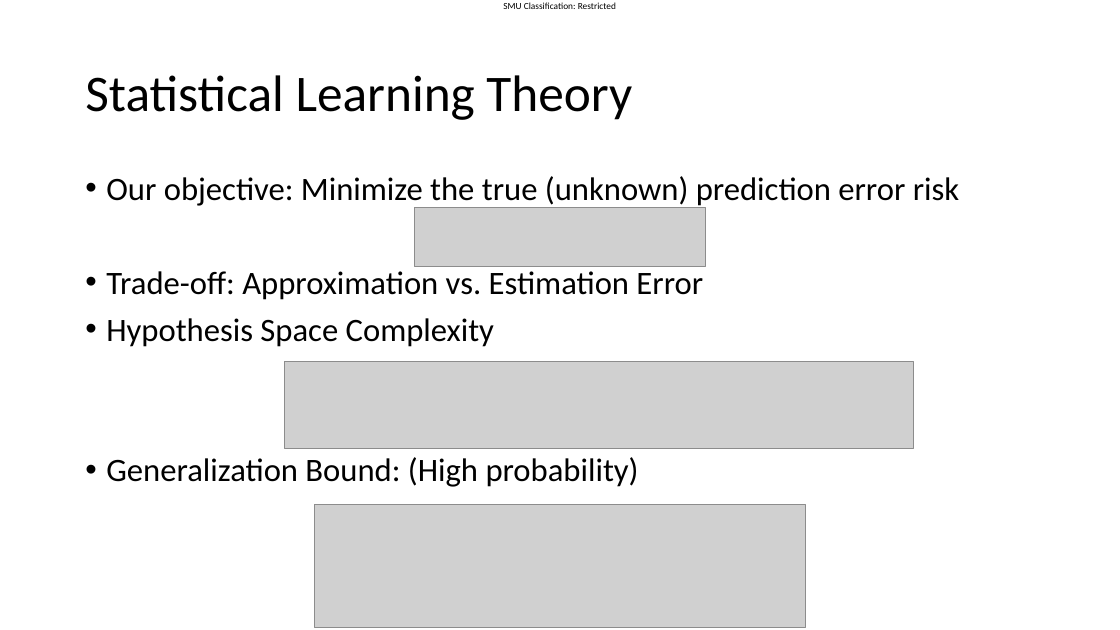
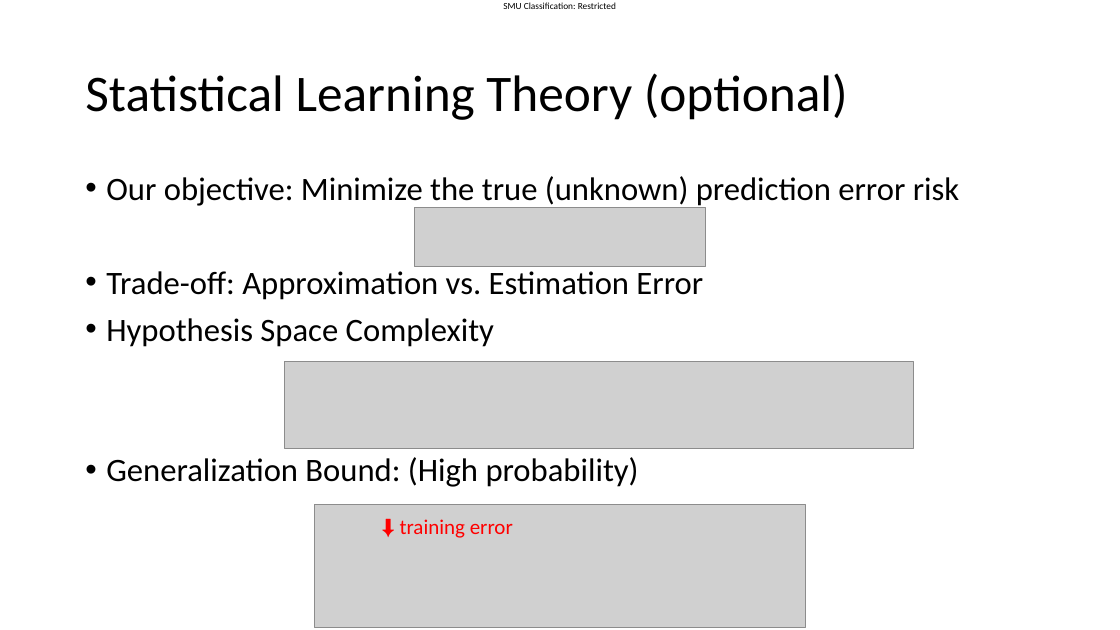
Before and after one commit to SMUMQF2425/qf624_qf632_2025, a slide deck: slide 29 of Lecture slides - Week 7.pptx (slide 22 before the commit). Drawn at 1120x630 pixels with LibreOffice and Linux fonts; fonts in the diff are those of the drawing; grey boxes stand for pictures. Boxes give left, top, right and bottom in pixels: in the first picture for what was removed or moved away, otherwise in the second. Text is boxed around its words. In the diff, an @@ line names an element or a change of style, - is before the commit and + after.

```diff
--- a/Lecture slides - Week 7.pptx
+++ b/Lecture slides - Week 7.pptx
@@ title at (85,73,848,120): text changed @@
-Statistical Learning Theory
+Statistical Learning Theory (optional)
@@ text added at (400,519,513,538), 18 pt, text #FF0000 @@
+⬇️ training error
```
Also in this commit, not shown: 9 other slides changed, 8 slides added, 1 slide removed, 1 other file.
